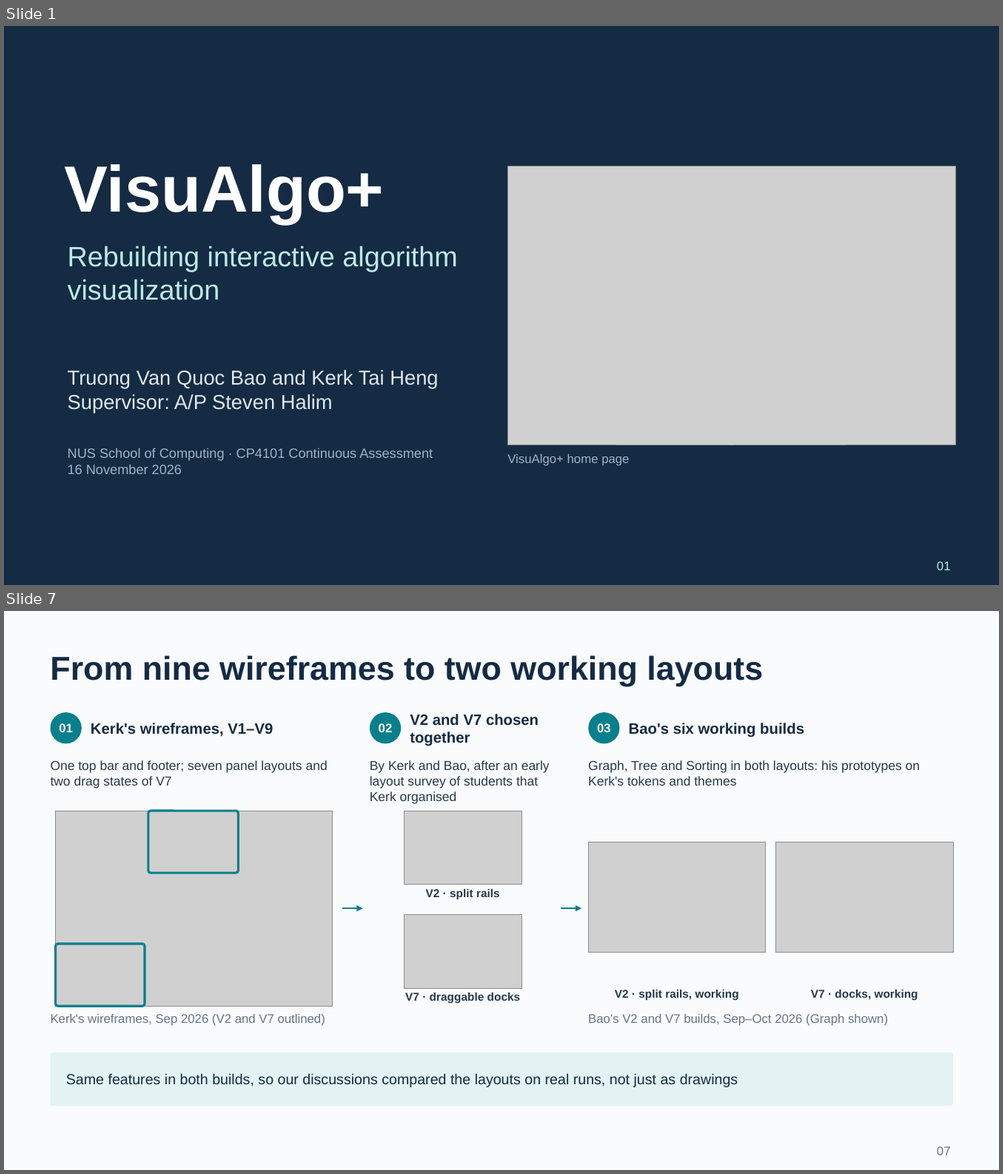
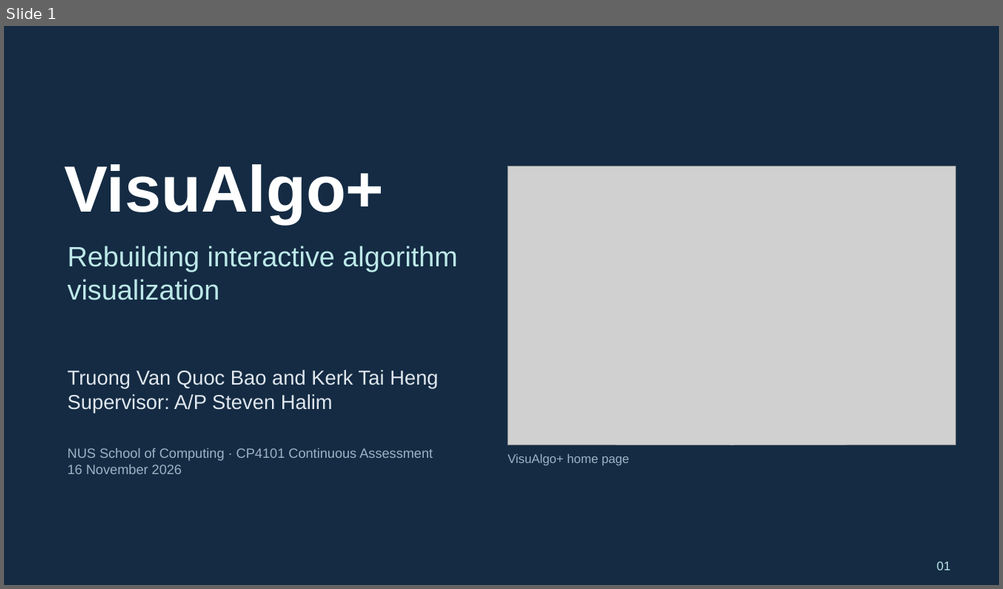
Before and after one commit to BJoozz/docsforfyp, a slide deck: presentation/VisuAlgo_CA_Presentation.pptx. Shown one above the other, each under a label of ours: slides 1 and 7 before the commit, slide 1 after it; the slides between them are not shown. The pictures are 1003x1174 and 1003x589 pixels, drawn with LibreOffice and Linux fonts; fonts in the diff are those of the drawing; grey boxes stand for pictures. Boxes give left, top, right and bottom in pixels: in the first picture for what was removed or moved away, otherwise in the second. Text is boxed around its words. In the diff, an @@ line names an element or a change of style, - is before the commit and + after.

```diff
--- a/presentation/VisuAlgo_CA_Presentation.pptx
+++ b/presentation/VisuAlgo_CA_Presentation.pptx
@@ slide 7 removed at (4, 611, 999, 1170), background #FAFBFD @@
@@ text removed at (50, 655, 762, 686) @@
-From nine wireframes to two working layouts
@@ ellipse removed at (51, 712, 82, 743) @@
-01
@@ ellipse removed at (370, 712, 401, 743) @@
-02
@@ text removed at (410, 714, 538, 746) @@
-V2 and V7 chosen together
@@ ellipse removed at (588, 712, 620, 743) @@
-03
@@ text removed at (91, 723, 273, 736) @@
-Kerk's wireframes, V1–V9
@@ text removed at (629, 723, 804, 738) @@
-Bao's six working builds
@@ text removed at (51, 760, 327, 789) @@
-One top bar and footer; seven panel layouts and two drag states of V7
@@ text removed at (370, 760, 549, 804) @@
-By Kerk and Bao, after an early layout survey of students that Kerk organised
@@ text removed at (588, 760, 919, 786) @@
-Graph, Tree and Sorting in both layouts: his prototypes on Kerk's tokens and themes
@@ picture removed at (56, 811, 333, 1006) @@
@@ rounded rectangle removed at (148, 811, 238, 873) @@
@@ picture removed at (404, 811, 522, 885) @@
@@ picture removed at (588, 843, 765, 953) @@
@@ picture removed at (777, 843, 954, 953) @@
@@ text removed at (426, 889, 500, 900) @@
-V2 · split rails
@@ arrow removed from (342, 908) to (363, 908) @@
@@ picture removed at (404, 914, 522, 988) @@
@@ arrow removed from (560, 908) to (581, 908) @@
@@ rounded rectangle removed at (56, 944, 145, 1006) @@
@@ text removed at (405, 993, 521, 1003) @@
-V7 · draggable docks
@@ text removed at (614, 990, 739, 1000) @@
-V2 · split rails, working
@@ text removed at (811, 990, 918, 1000) @@
-V7 · docks, working
@@ text removed at (51, 1014, 325, 1026) @@
-Kerk's wireframes, Sep 2026 (V2 and V7 outlined)
@@ text removed at (588, 1014, 888, 1026) @@
-Bao's V2 and V7 builds, Sep–Oct 2026 (Graph shown)
@@ rounded rectangle removed at (51, 1053, 953, 1106) @@
-Same features in both builds, so our discussions compared the layouts on real runs, not just as drawings
@@ text removed at (936, 1147, 950, 1156) @@
-07
```
Also in this commit, not shown: 17 slides changed, 6 slides added, 4 other slides removed, 18 other files.
